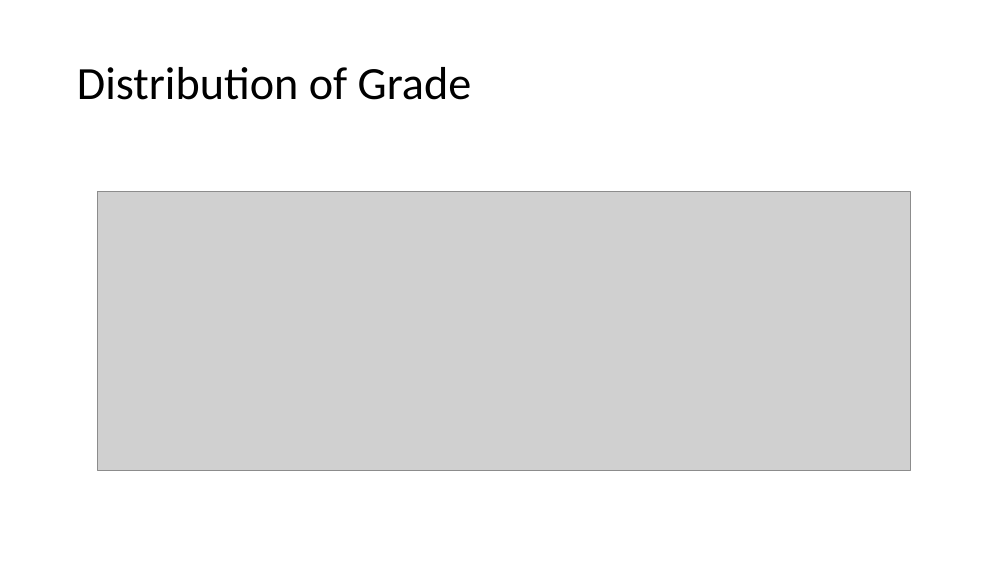
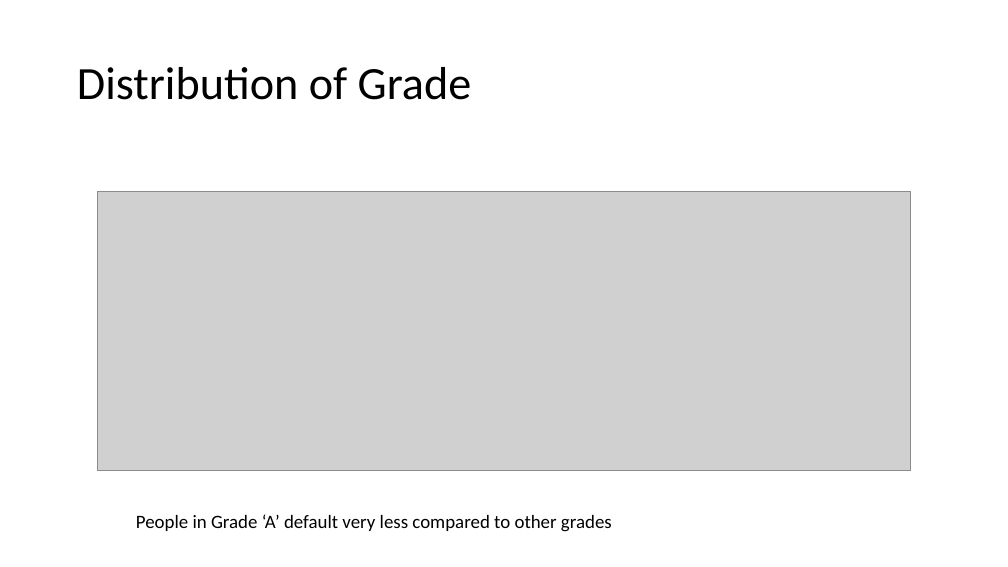
Before and after one commit to vjereme/Lending_Club_CaseStudy, a slide deck: slide 15 of Lending_Club_CaseStudy_Syed_Jereme.pptx (slide 18 before the commit). Drawn at 1008x567 pixels with LibreOffice and Linux fonts; fonts in the diff are those of the drawing; grey boxes stand for pictures. Boxes give left, top, right and bottom in pixels: in the first picture for what was removed or moved away, otherwise in the second. Text is boxed around its words. In the diff, an @@ line names an element or a change of style, - is before the commit and + after.

```diff
--- a/Lending_Club_CaseStudy_Syed_Jereme.pptx
+++ b/Lending_Club_CaseStudy_Syed_Jereme.pptx
@@ text added at [136, 514, 612, 532], 18 pt, text #000000 @@
+People in Grade ‘A’ default very less compared to other grades
```
Also in this commit, not shown: 8 other slides changed, 10 slides added, 3 slides removed.
